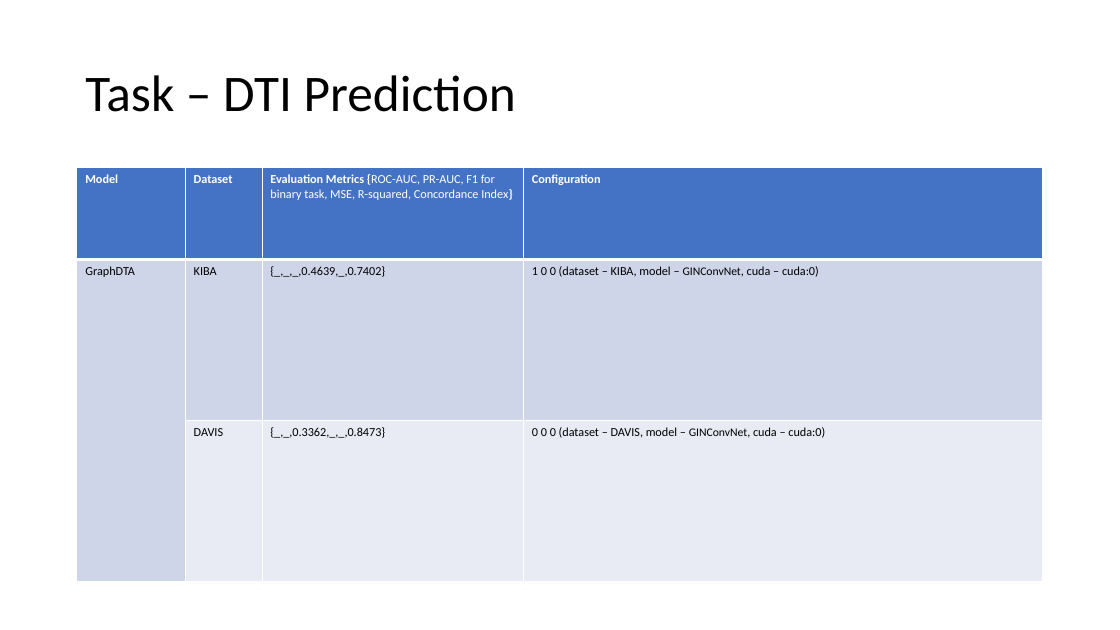
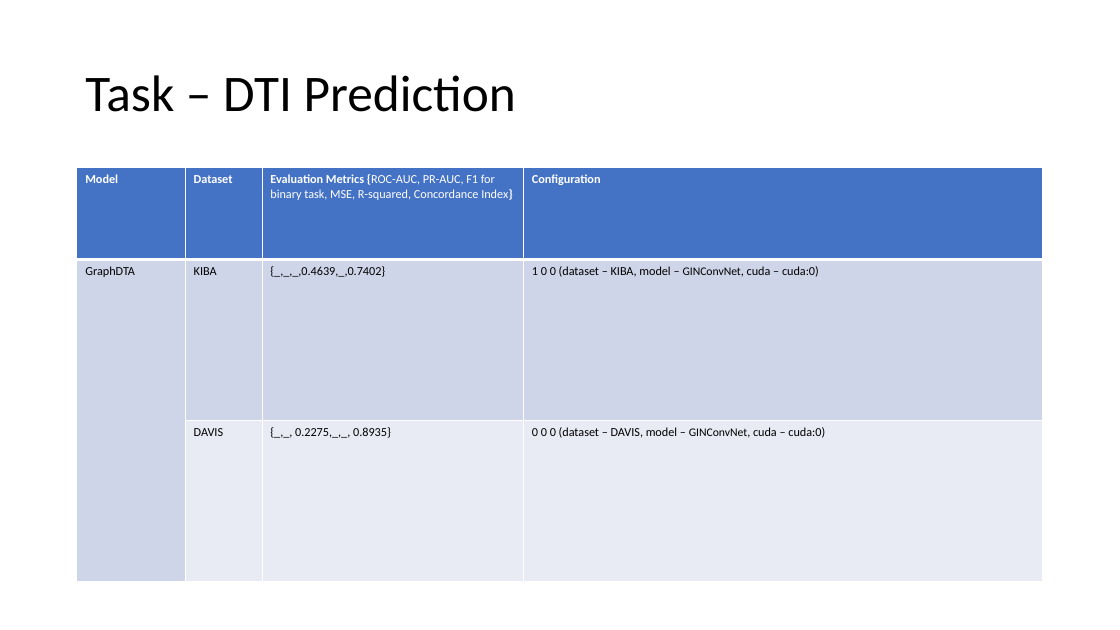
Before and after one commit to debnathk/articles, a slide deck: slide 6 of articles.pptx. Drawn at 1120x630 pixels with LibreOffice and Linux fonts; fonts in the diff are those of the drawing. Boxes give left, top, right and bottom in pixels: in the first picture for what was removed or moved away, otherwise in the second. Text is boxed around its words. In the diff, an @@ line names an element or a change of style, - is before the commit and + after.

```diff
--- a/articles.pptx
+++ b/articles.pptx
@@ table at [77, 168, 1043, 582] @@
-row 3, column 3: {_,_,0.3362,_,_,0.8473}
+row 3, column 3: {_,_, 0.2275,_,_, 0.8935}
```
Also in this commit, not shown: 1 other slide changed, 4 other files.
